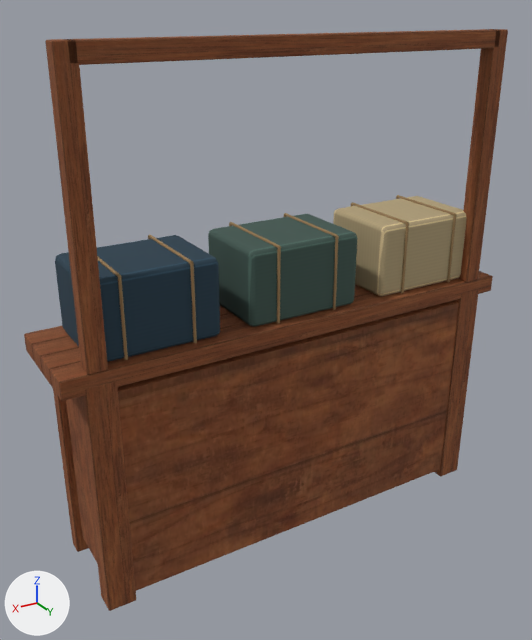
An edit to the glTF model assets/source/b18-counters/exports/b18-packing-finish.glb, drawn before and after from the same camera.
Both versions are drawn from a 50 mm camera at (1.127, 1.62, 1.605) aimed at (0.052, -0.172, 0.71). Lighting does not change. The marker at lower left points along +X, +Y and +Z. The older version comes first. Vertices at exactly the same position are counted once.

Names of what the first picture shows: 'b18-packing-finish'.
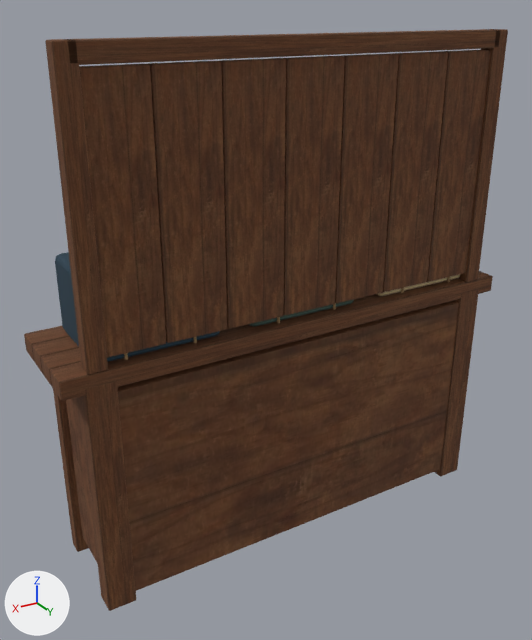
Location of each change, (x1, y1, x2, y2) in pixels of the pictures (532 x 640 px):
'b18-packing-finish', surface changed, reshaped: (24, 29, 508, 611) in both
part 1 of me_cube_032, added (brown): after (427, 50, 491, 282)
part 2 of me_cube_032, added (brown): after (383, 51, 448, 292)
part 3 of me_cube_032, added (brown): after (335, 53, 399, 303)
part 4 of me_cube_032, added (brown): after (220, 58, 286, 329)
part 5 of me_cube_032, added (brown): after (148, 61, 227, 343)
part 6 of me_cube_032, added (brown): after (79, 64, 166, 358)
part 7 of me_cube_032, added (brown): after (283, 56, 345, 316)

Diff of the bpy script that builds the scene:
```diff
--- a/assets/source/b18-counters/exports/b18-packing-finish.glb.py
+++ b/assets/source/b18-counters/exports/b18-packing-finish.glb.py
@@ img_b18_display_normal @@
+img_b18_display_normal = load_image('b18-display-normal', '_unpacked/b18-display-normal', 1024, 1024, 'Non-Color')
@@ img_b18_display_roughness @@
+img_b18_display_roughness = load_image('b18-display-roughness', '_unpacked/b18-display-roughness', 1024, 1024, 'Non-Color')
@@ img_b18_display_albedo @@
+img_b18_display_albedo = load_image('b18-display-albedo', '_unpacked/b18-display-albedo', 1024, 1024, 'sRGB')
@@ mat_b18___oiled_timber__dry_samples_and_earthenware @@
 n2 = _N.new('ShaderNodeTexImage'); n2.name = 'Image Texture'
-n2.image = img_b18_counter_albedo
+n2.image = img_b18_display_albedo
 n3 = _N.new('ShaderNodeMath'); n3.name = 'Math'
@@ mat_b18___oiled_timber__dry_samples_and_earthenware @@
 n5 = _N.new('ShaderNodeTexImage'); n5.name = 'Image Texture.001'
-n5.image = img_b18_counter_roughness
+n5.image = img_b18_display_roughness
 n6 = _N.new('ShaderNodeNormalMap'); n6.name = 'Normal Map'
@@ mat_b18___oiled_timber__dry_samples_and_earthenware @@
 n7 = _N.new('ShaderNodeTexImage'); n7.name = 'Image Texture.002'
-n7.image = img_b18_counter_normal
+n7.image = img_b18_display_normal
 _L.new(n0.outputs[0], n1.inputs[0])  # 'BSDF' to 'Surface'
@@ me_cube_032 @@
 # used by ob_b18_packing_finish; location = (0.0, 0.0, 0.0)
-me_cube_032.from_pydata(...)  # 2784 vertices, 5296 faces; spans x -0.74..0.74, y -0.34..0.0, z 0.0..1.54
+me_cube_032.from_pydata(...)  # 3176 vertices, 6052 faces; spans x -0.74..0.74, y -0.34..0.0, z 0.0..1.54
+# me_cube_032 part 1: the loose piece of 56 vertices spanning x -0.67..-0.62, y -0.05..0.0, z 0.76..1.54 is copied, and the copy is scaled about its middle by (3.45, 0.522, 0.893), then moved by (0.1, 0.0, -0.01); it spans x -0.63..-0.45, y -0.04..-0.01, z 0.79..1.48
+# me_cube_032 part 2: the loose piece of 56 vertices spanning x -0.67..-0.62, y -0.05..0.0, z 0.76..1.54 is copied, and the copy is scaled about its middle by (3.45, 0.522, 0.893), then moved by (0.28, 0.0, -0.01); it spans x -0.45..-0.27, y -0.04..-0.01, z 0.79..1.48
+# me_cube_032 part 3: the loose piece of 56 vertices spanning x -0.67..-0.62, y -0.05..0.0, z 0.76..1.54 is copied, and the copy is scaled about its middle by (3.45, 0.522, 0.893), then moved by (0.46, 0.0, -0.01); it spans x -0.27..-0.09, y -0.04..-0.01, z 0.79..1.48
+# me_cube_032 part 4: the loose piece of 56 vertices spanning x 0.61..0.67, y -0.05..0.0, z 0.76..1.54 is copied, and the copy is scaled about its middle by (3.45, 0.522, 0.893), then moved by (-0.46, 0.0, -0.01); it spans x 0.09..0.27, y -0.04..-0.01, z 0.79..1.48
+# me_cube_032 part 5: the loose piece of 56 vertices spanning x 0.61..0.67, y -0.05..0.0, z 0.76..1.54 is copied, and the copy is scaled about its middle by (3.45, 0.522, 0.893), then moved by (-0.28, 0.0, -0.01); it spans x 0.27..0.45, y -0.04..-0.01, z 0.79..1.48
+# me_cube_032 part 6: the loose piece of 56 vertices spanning x 0.61..0.67, y -0.05..0.0, z 0.76..1.54 is copied, and the copy is scaled about its middle by (3.45, 0.522, 0.893), then moved by (-0.1, 0.0, -0.01); it spans x 0.45..0.63, y -0.04..-0.01, z 0.79..1.48
+# me_cube_032 part 7: a new loose piece of 56 vertices spanning x -0.09..0.09, y -0.04..-0.01, z 0.79..1.48, in mat_b18___oiled_timber__dry_samples_and_earthenware
 me_cube_032.materials.append(mat_b18___oiled_timber__dry_samples_and_earthenware)
```
